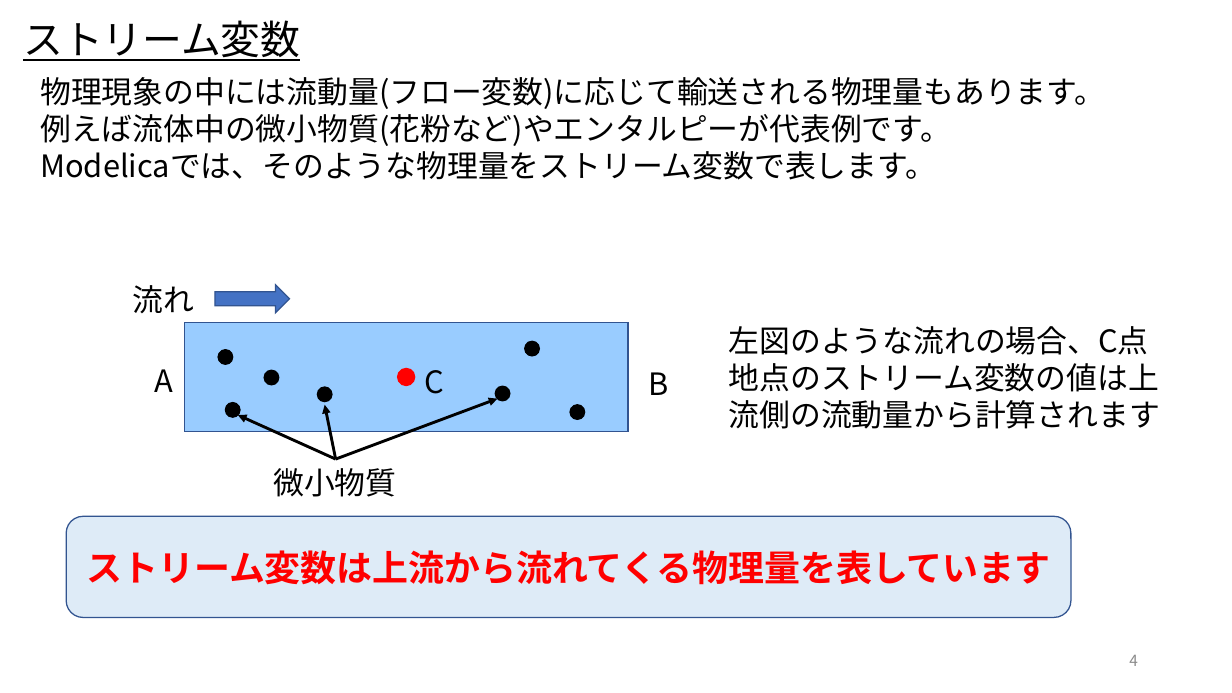
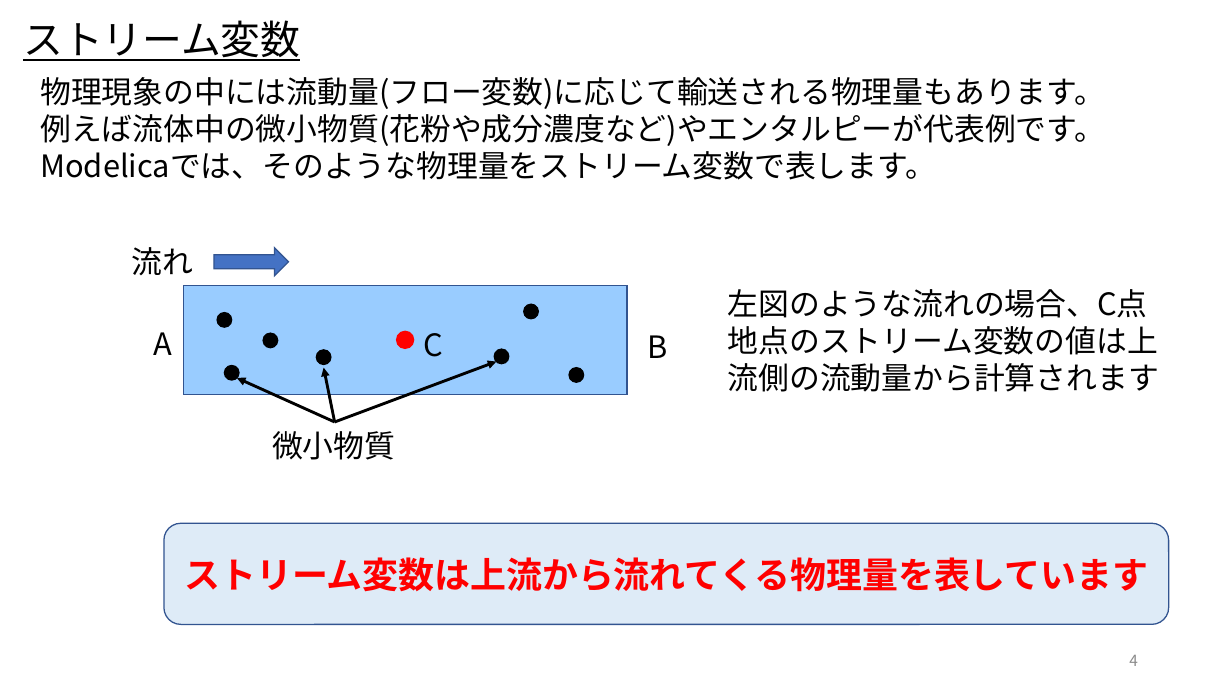
Before and after one commit to UedaShigenori/OpenModelica_Tutorials_Ja, a slide deck: slide 4 of Dev/7_PhysicsDomainModel/OpenModelica_Tutorials_7_PlantModel_Additional.pptx. Drawn at 1232x693 pixels with LibreOffice and Linux fonts; fonts in the diff are those of the drawing. Boxes give left, top, right and bottom in pixels: in the first picture for what was removed or moved away, otherwise in the second. Text is boxed around its words. In the diff, an @@ line names an element or a change of style, - is before the commit and + after.

```diff
--- a/Dev/7_PhysicsDomainModel/OpenModelica_Tutorials_7_PlantModel_Additional.pptx
+++ b/Dev/7_PhysicsDomainModel/OpenModelica_Tutorials_7_PlantModel_Additional.pptx
@@ text at (40, 114, 1105, 146): text changed @@
-例えば流体中の微小物質(花粉など)やエンタルピーが代表例です。
+例えば流体中の微小物質(花粉や成分濃度など)やエンタルピーが代表例です。
@@ text "A": place and size @@
-text "A" at (155, 369, 174, 392)
+text "A" at (154, 332, 173, 355)
@@ 8 ellipses, 5 texts, 3 arrows, 1 rectangle, 1 right arrow: place and size @@
-8 ellipses, 5 texts, 3 arrows, 1 rectangle, 1 right arrow at (133, 285, 1149, 497)
+8 ellipses, 5 texts, 3 arrows, 1 rectangle, 1 right arrow at (132, 247, 1148, 460)
@@ rounded rectangle "ストリーム変数は上流から流れてくる物理量を表しています": place and size @@
-rounded rectangle "ストリーム変数は上流から流れてくる物理量を表しています" at (67, 517, 1071, 617)
+rounded rectangle "ストリーム変数は上流から流れてくる物理量を表しています" at (164, 523, 1168, 624)
```
Also in this commit, not shown: 6 other slides changed, 1 other file.
